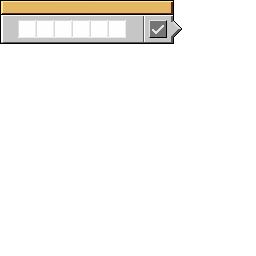
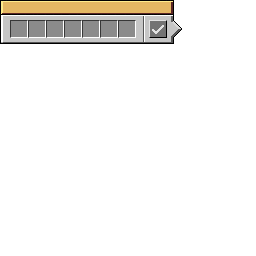
Layer changes from the first (256, 256) image to the second:
painted on "player_inventory.png" over [10, 20, 136, 38]
